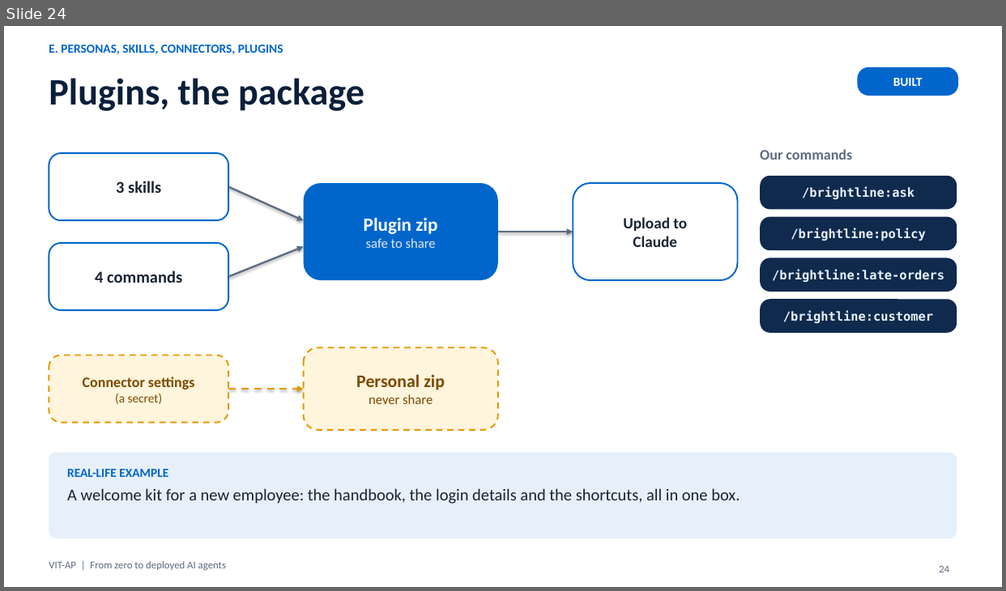
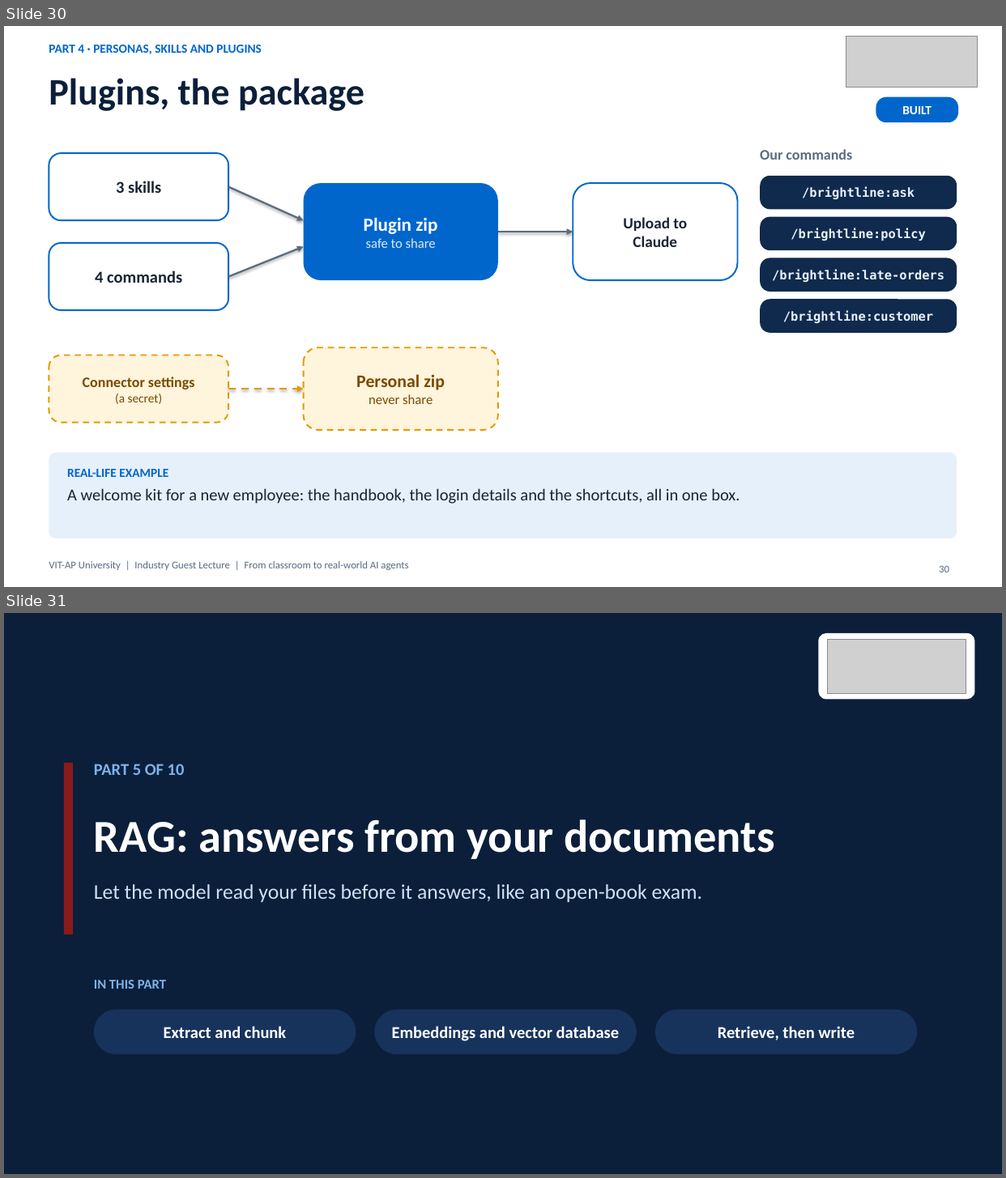
Before and after one commit to nareshroyalc/Demo, a slide deck: deck/VIT-AP_AI_Webinar.pptx. Shown one above the other, each under a label of ours: slide 24 before the commit, slides 30 and 31 after it. The pictures are 1006x591 and 1006x1178 pixels, drawn with LibreOffice and Linux fonts; fonts in the diff are those of the drawing; grey boxes stand for pictures. Boxes give left, top, right and bottom in pixels: in the first picture for what was removed or moved away, otherwise in the second. Text is boxed around its words. In the diff, an @@ line names an element or a change of style, - is before the commit and + after.

Commit message:
Deck: VIT-AP intro, agenda, logo, 10 part dividers, two tools slides (65 slides)

```diff
--- a/deck/VIT-AP_AI_Webinar.pptx
+++ b/deck/VIT-AP_AI_Webinar.pptx
@@ slide 31 added at <box>4,613,1002,1174</box>, background #0B1F3A @@
@@ rounded rectangle added at <box>819,633,975,699</box>, fill #FFFFFF @@
@@ picture added at <box>828,639,966,693</box> @@
@@ rectangle added at <box>64,763,73,935</box>, fill #8B1A1A @@
@@ text added at <box>94,764,185,775</box>, 16 pt, text #7FB2EA, bold @@
+PART 5 OF 10
@@ title added at <box>94,820,775,859</box>, 44 pt, text #FFFFFF, bold @@
+RAG: answers from your documents
@@ text added at <box>94,884,702,902</box>, 20 pt, text #CFE0F5 @@
+Let the model read your files before it answers, like an open-book exam.
@@ text added at <box>94,980,166,989</box>, 13 pt, text #7FB2EA, bold @@
+IN THIS PART
@@ rounded rectangle added at <box>94,1010,356,1054</box>, fill #17335C, 16 pt, text #FFFFFF, bold @@
+Extract and chunk
@@ rounded rectangle added at <box>374,1010,637,1054</box>, fill #17335C, 16 pt, text #FFFFFF, bold @@
+Embeddings and vector database
@@ rounded rectangle added at <box>655,1010,918,1054</box>, fill #17335C, 16 pt, text #FFFFFF, bold @@
+Retrieve, then write
@@ what was slide 24 is now slide 30 @@
@@ slide 30 changed as well @@
@@ text at <box>49,45,262,54</box>: text changed @@
-E. PERSONAS, SKILLS, CONNECTORS, PLUGINS
+PART 4 · PERSONAS, SKILLS AND PLUGINS
@@ picture added at <box>846,37,978,88</box> @@
@@ rounded rectangle "BUILT": place and size @@
-rounded rectangle "BUILT" at <box>858,67,958,96</box>
+rounded rectangle "BUILT" at <box>876,97,958,122</box>
@@ text at <box>49,561,408,570</box>: text changed @@
-VIT-AP | From zero to deployed AI agents
+VIT-AP University | Industry Guest Lecture | From classroom to real-world AI agents
@@ page number at <box>939,565,949,573</box>: text changed @@
-24
+30
```
Also in this commit, not shown: 49 other slides changed, 13 other slides added, 6 other files.
